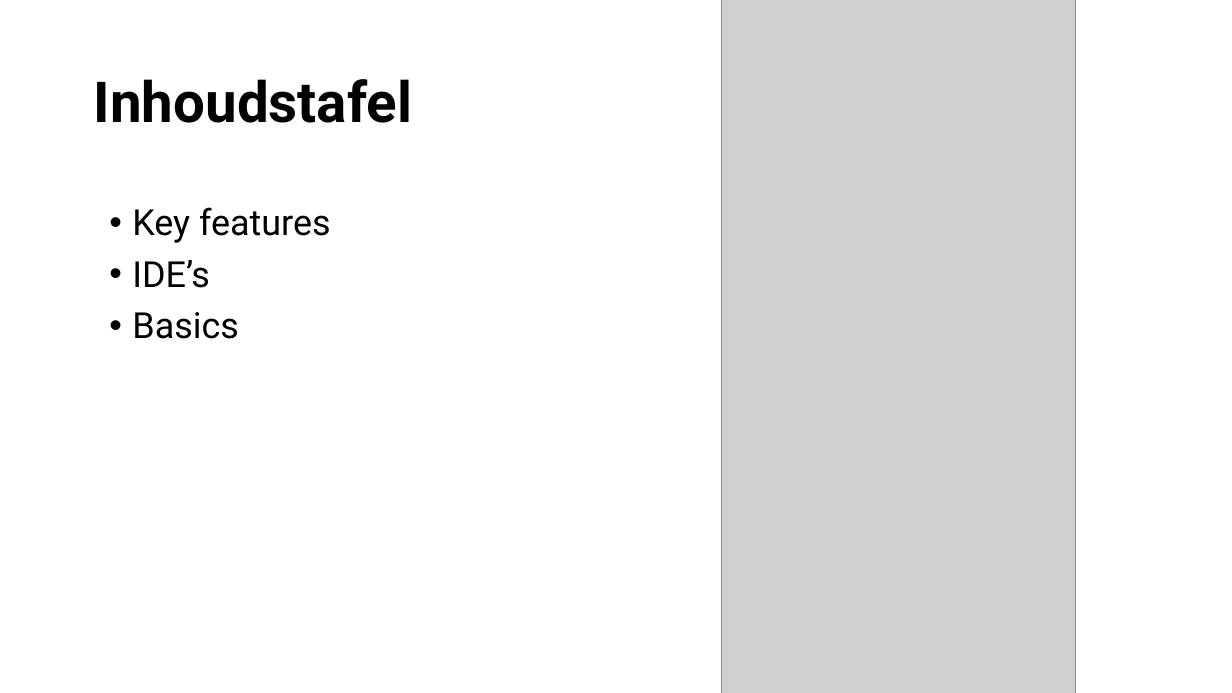
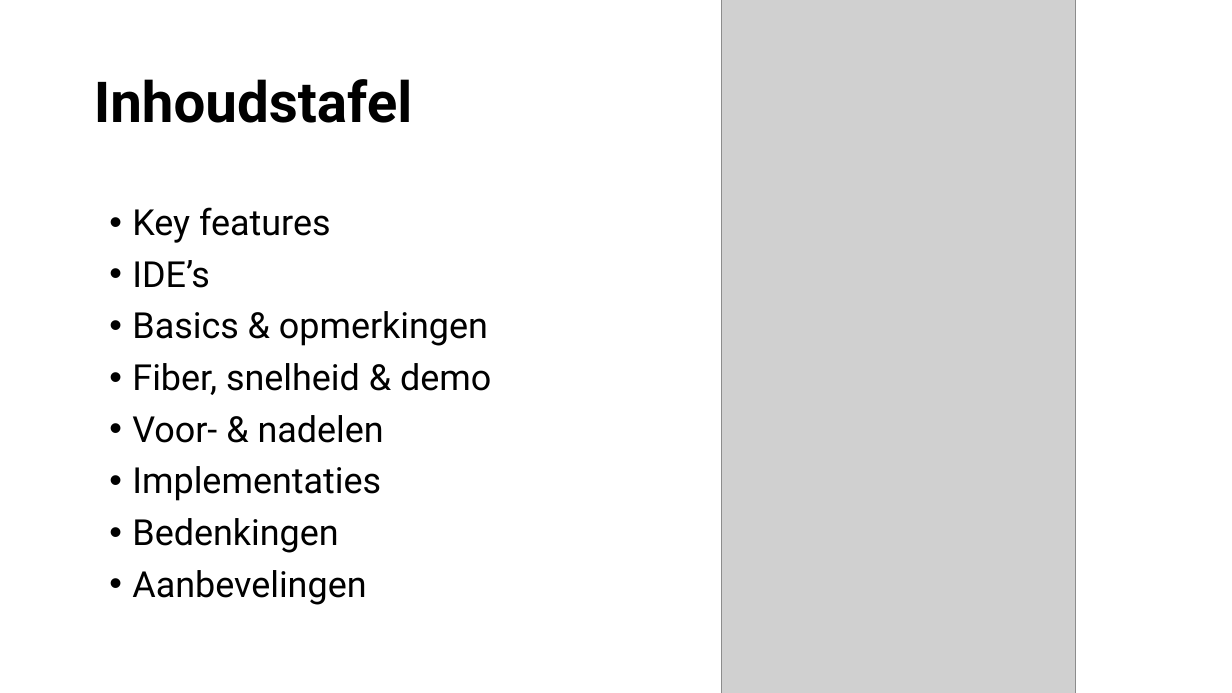
Before and after one commit to vervoortkobe/SoftwareTrends-Presentatie-Go-3ITSOF1, a slide deck: slide 3 of VervoortKobe_SoftwareTrends_Presentatie_Go.pptx. Drawn at 1232x693 pixels with LibreOffice and Linux fonts; fonts in the diff are those of the drawing; grey boxes stand for pictures; background and template pictures are left out. Boxes give left, top, right and bottom in pixels: in the first picture for what was removed or moved away, otherwise in the second. Text is boxed around its words. In the diff, an @@ line names an element or a change of style, - is before the commit and + after.

Commit message:
update ppt

```diff
--- a/VervoortKobe_SoftwareTrends_Presentatie_Go.pptx
+++ b/VervoortKobe_SoftwareTrends_Presentatie_Go.pptx
@@ text at (132,311,491,605): text changed @@
-• Basics
+• Basics & opmerkingen
+• Fiber, snelheid & demo
+• Voor- & nadelen
+• Implementaties
+• Bedenkingen
+• Aanbevelingen
```
